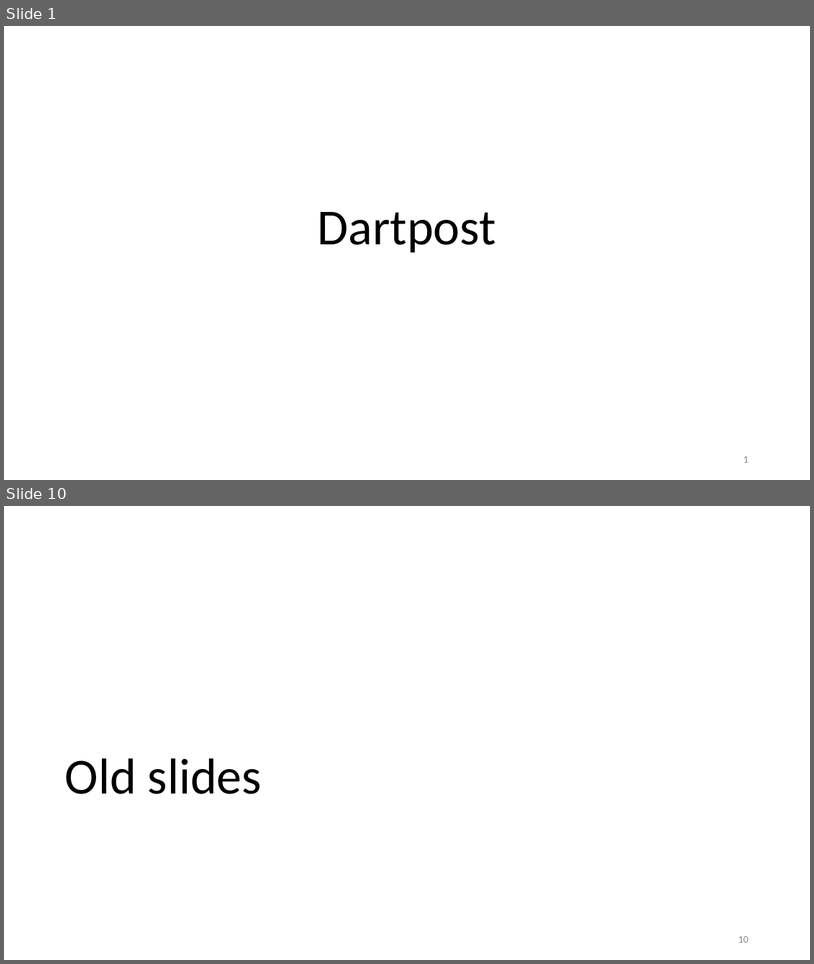
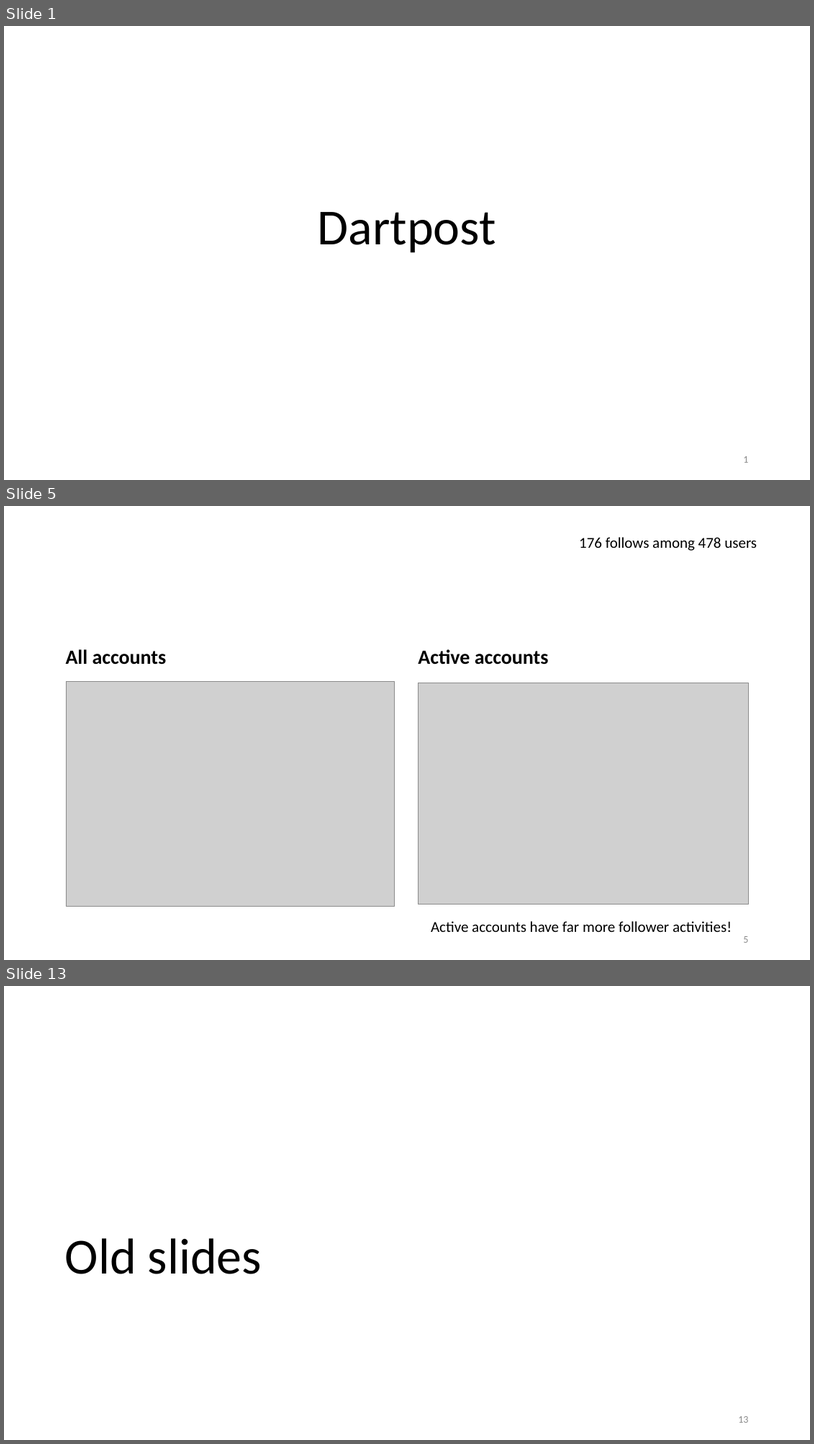
Before and after one commit to ruiliu310/dartpost-research, a slide deck: docs/dartpost.pptx. Shown one above the other, each under a label of ours: slides 1 and 10 before the commit, slides 1, 5 and 13 after it; the slides between them are not shown. The pictures are 814x964 and 814x1444 pixels, drawn with LibreOffice and Linux fonts; fonts in the diff are those of the drawing; grey boxes stand for pictures. Boxes give left, top, right and bottom in pixels: in the first picture for what was removed or moved away, otherwise in the second. Text is boxed around its words. In the diff, an @@ line names an element or a change of style, - is before the commit and + after.

```diff
--- a/docs/dartpost.pptx
+++ b/docs/dartpost.pptx
@@ slide 5 added at <box>4,506,810,960</box>, background #FFFFFF @@
@@ text added at <box>579,537,757,551</box>, 18 pt, text #000000 @@
+176 follows among 478 users
@@ text added at <box>66,649,167,664</box>, 24 pt, text #000000, bold @@
+All accounts
@@ text added at <box>418,649,549,664</box>, 24 pt, text #000000, bold @@
+Active accounts
@@ picture added at <box>66,681,394,906</box> @@
@@ picture added at <box>419,683,749,904</box> @@
@@ text added at <box>431,921,732,932</box>, 18 pt, text #000000 @@
+Active accounts have far more follower activities!
@@ page number added at <box>743,936,748,942</box>, 12 pt, text #8C8C8C @@
+5
@@ what was slide 10 is now slide 13 @@
@@ page number at <box>738,1416,748,1422</box>: text changed @@
-10
+13
```
Also in this commit, not shown: 4 slides changed, 6 other slides added, 4 slides removed, 1 other file.
